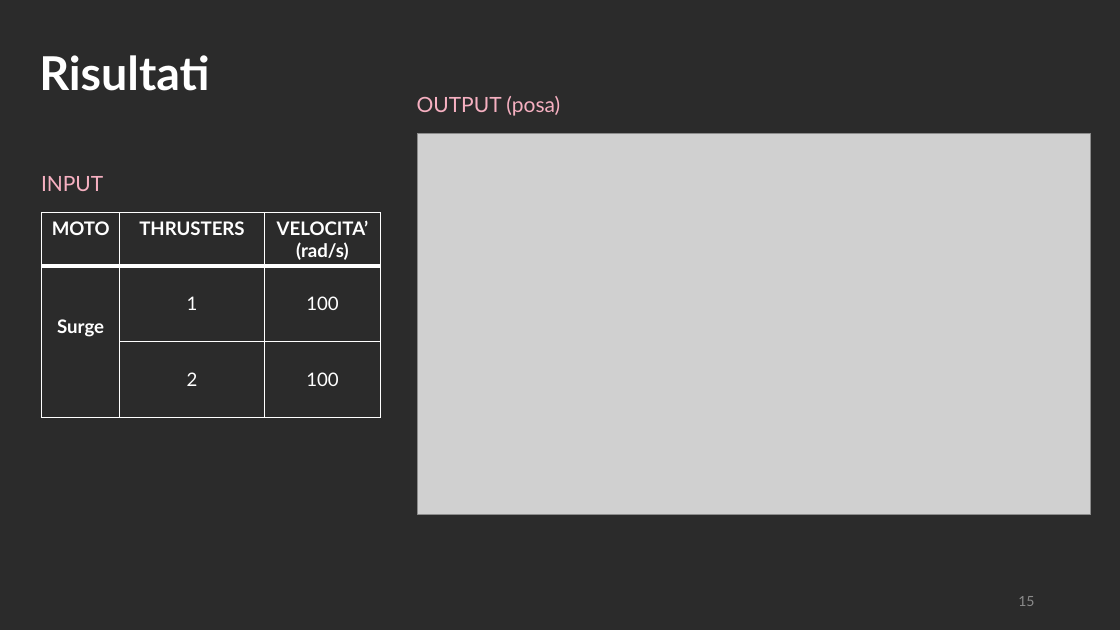
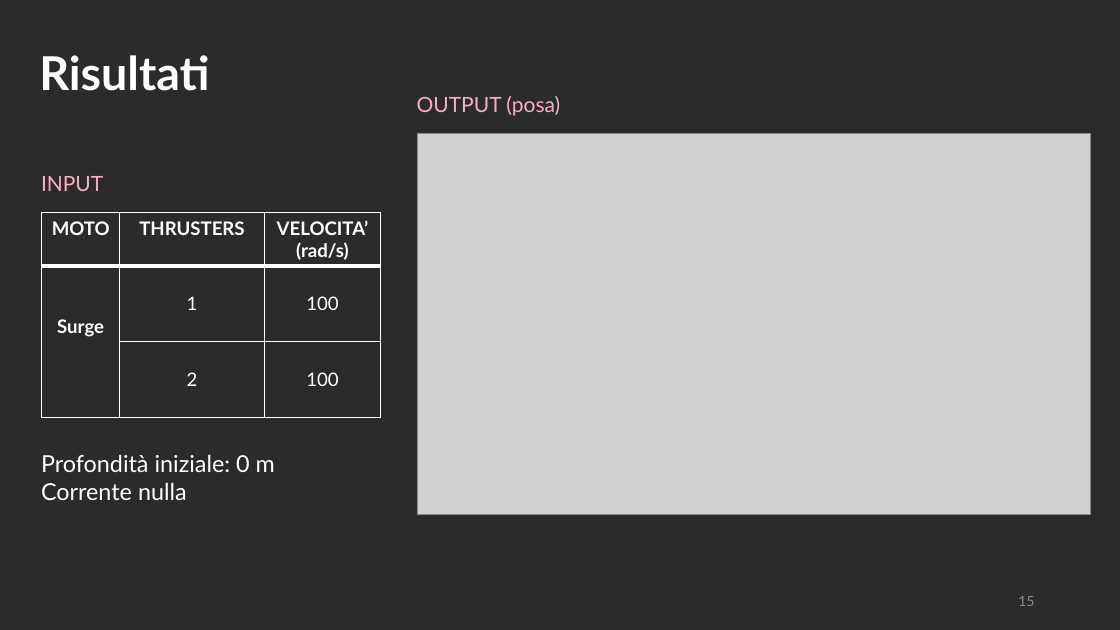
Before and after one commit to polifab/Subacquei_modello, a slide deck: slide 15 of presentazione.pptx. Drawn at 1120x630 pixels with LibreOffice and Linux fonts; fonts in the diff are those of the drawing; grey boxes stand for pictures; background and template pictures are left out; a plain dark background stands for a picture behind light text. Boxes give left, top, right and bottom in pixels: in the first picture for what was removed or moved away, otherwise in the second. Text is boxed around its words. In the diff, an @@ line names an element or a change of style, - is before the commit and + after.

```diff
--- a/presentazione.pptx
+++ b/presentazione.pptx
@@ text added at (41,455,275,500), 20 pt, text #FFFFFF @@
+Profondità iniziale: 0 m
+Corrente nulla
```
Also in this commit, not shown: 13 other slides changed, 1 other file.
